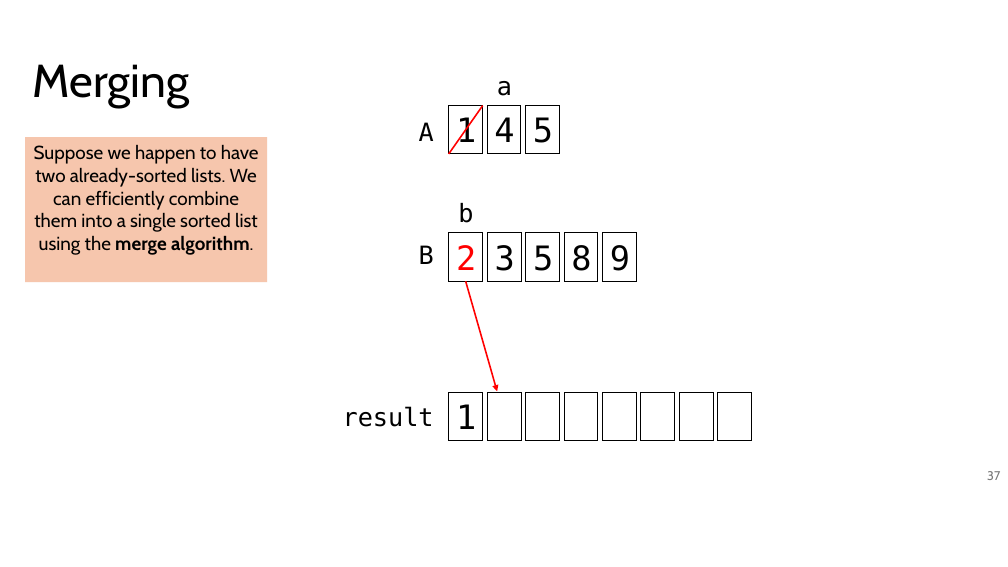
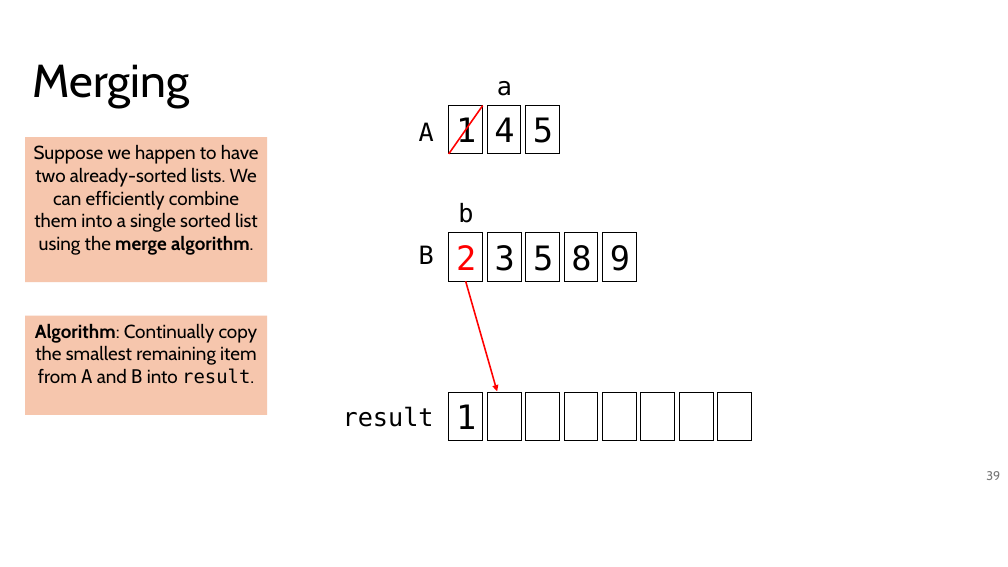
Before and after one commit to tjd1234/cmpt120fall2024, a slide deck: slide 39 of lecture_notes/chapter_algorithms/alg3_sorting/sorting.pptx (slide 37 before the commit). Drawn at 1008x567 pixels with LibreOffice and Linux fonts; fonts in the diff are those of the drawing. Boxes give left, top, right and bottom in pixels: in the first picture for what was removed or moved away, otherwise in the second. Text is boxed around its words. In the diff, an @@ line names an element or a change of style, - is before the commit and + after.

```diff
--- a/lecture_notes/chapter_algorithms/alg3_sorting/sorting.pptx
+++ b/lecture_notes/chapter_algorithms/alg3_sorting/sorting.pptx
@@ rectangle added at [25,315,267,414], fill #F6C6AD, 18 pt, text #000000 @@
+Algorithm: Continually copy the smallest remaining item from A and B into result.
@@ page number at [986,471,1000,480]: text changed @@
-37
+39
```
Also in this commit, not shown: 16 other slides changed, 2 slides added, 4 other files.
